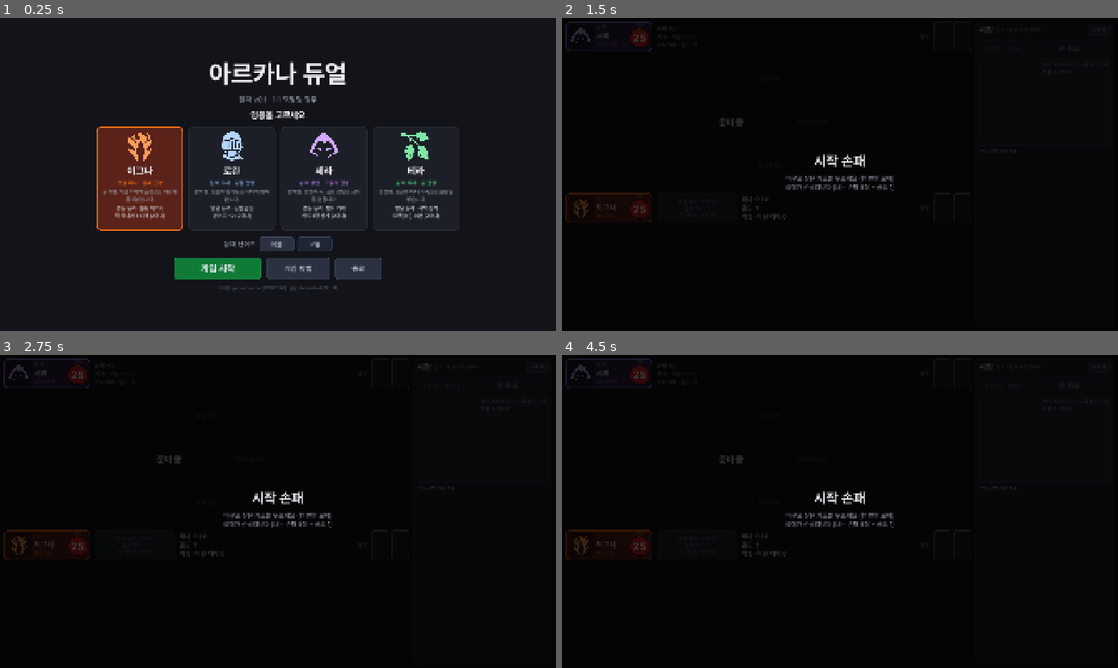
Above: before the commit, frames 1-4 (two rows, left to right).
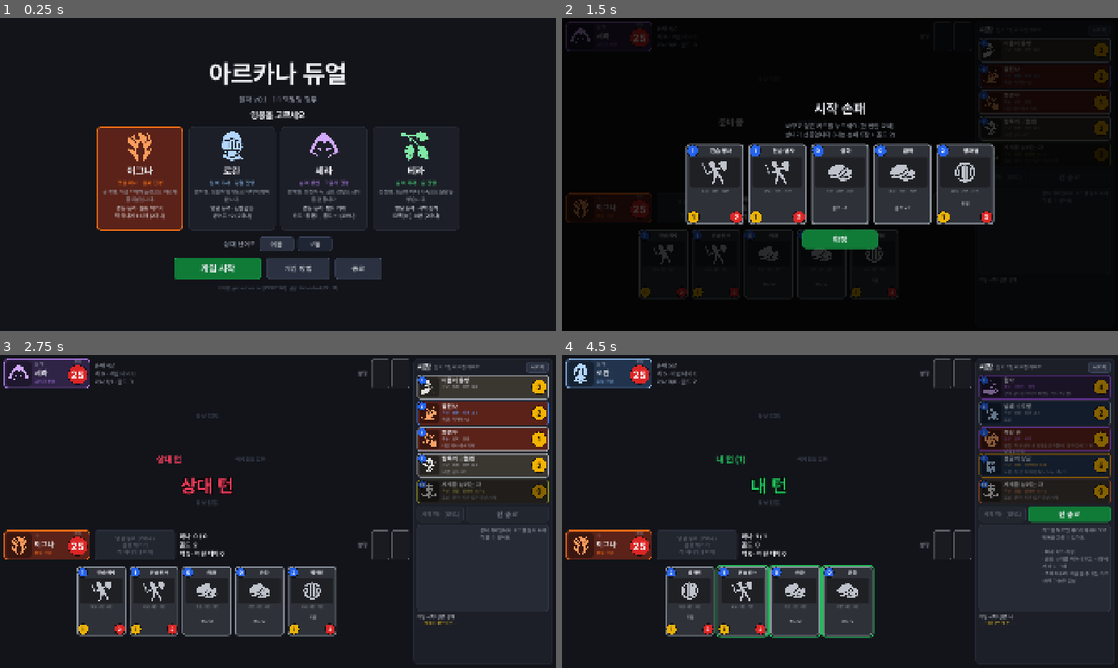
Above: after the commit, the same moments.

Repository: gmagamea2-beep/arcana-duel
Game: Godot game, scene res://ui/main.tscn
The game is run twice, just before and just after one commit, with the same random seed, the same clock (stepped at 60 frames per second) and the same inputs.
Inputs (mouse positions are in pixels of both pictures, inside the frame that each line leads up to):
- Up to frame 1 (0.25 s): no input
- Up to frame 2 (1.5 s): click "게임 시작" at 0.5 s; click "나가기" at 1.25 s
- Up to frame 3 (2.75 s): click (278, 577) at 2 s, where only the run after the commit has a clickable "확정"
- Up to frame 4 (4.5 s): click "나가기" at 2.75 s; click (778, 605) at 3.5 s, where only the run after the commit has a clickable "게임 시작"; click (840, 577) at 4.25 s, where only the run after the commit has a clickable "확정"

The runs differ from the first frame. In frame 1, 0.1% of the frame differs, in the area x 52-64%, y 62-65%; in frame 2, 17%; in frame 3, 41%, in the area x 0-100%, y 1-99%; in frame 4, 39%.
Error before the commit: Parse Error: Cannot infer the type of "taunt" variable because the value doesn't have a set type. (res://ui/card_view.gd:218)

Commit message:
수정: 화면 컴파일 오류, 밸런스 1차 조정, 화면 자동 점검 추가
- card_view.gd 타입 추론 오류 수정
- 그림자 강화 (영웅 능력 골드 +1, 독칼 암살자 1/3, 그림자 칼날 3/5 피해, 협박 2마나, 그림자 미궁 턴마다 골드 +1)
- 반사의 거울은 2마나 이상 주문만 무효화
- 화염의 군주 6/5, 불굴의 장군 5/6, 천공의 황제 7마나
- 후공 시작 골드 1 → 2
- 빌드에 스크립트 검사와 UI 자동 플레이(스크린샷) 단계 추가

Co-Authored-By: Claude Opus 5.5 <noreply@anthropic.com>
Claude-Session: https://claude.ai/code/session_01MdfGhMsNa7h4tix8ZWPTxE

Diff:
--- a/core/card_db.gd
+++ b/core/card_db.gd
@@ -33,7 +33,7 @@
 	"함정": "뒷면으로 놓았다가 상대 턴에 조건이 맞으면 자동으로 발동합니다.",
 }
 
-const _INT_KEYS := ["cost", "attack", "health", "count", "trap_slots_bonus", "amount", "atk", "hp", "armor"]
+const _INT_KEYS := ["cost", "attack", "health", "count", "trap_slots_bonus", "min_cost", "amount", "atk", "hp", "armor"]
 
 static var cards := {}
 static var starter: Array = []
--- a/core/game.gd
+++ b/core/game.gd
@@ -25,7 +25,7 @@
 const CLEAN_COST := 2
 const FIRST_HAND := 4
 const SECOND_HAND := 5
-const SECOND_GOLD := 1
+const SECOND_GOLD := 2
 
 var players: Array = []
 var current := 0
@@ -381,7 +381,7 @@
 		"spell":
 			_log("%s: %s 사용" % [p.name, c.display_name()])
 			game_event.emit("play", {"card": c, "player": pi})
-			var tctx := {"countered": false}
+			var tctx := {"countered": false, "cost": c.cost()}
 			_fire_traps(1 - pi, "enemy_spell", tctx)
 			if tctx["countered"]:
 				_log("  → %s 무효화됨!" % c.display_name())
@@ -666,6 +666,8 @@
 	var o: PlayerState = players[owner_pi]
 	for t in o.traps.duplicate():
 		if t.data.get("trigger", "") != trigger:
+			continue
+		if int(t.data.get("min_cost", 0)) > int(ctx.get("cost", 99)):
 			continue
 		if ctx.get("cancel", false) or ctx.get("countered", false):
 			break
--- a/data/cards.json
+++ b/data/cards.json
@@ -18,7 +18,7 @@
     {"id": "F4", "name": "광전사", "faction": "fire", "rarity": "rare", "type": "unit", "cost": 2, "attack": 2, "health": 3, "keywords": [], "text": "동맹: 공격력 +2", "icon": "barbarian", "effects": [{"when": "play", "ally": true, "do": "buff", "target": "self", "atk": 2, "hp": 0}]},
     {"id": "F5", "name": "불꽃 폭풍", "faction": "fire", "rarity": "rare", "type": "spell", "cost": 4, "keywords": [], "text": "모든 적 유닛에 2 피해", "icon": "fire-wave", "effects": [{"when": "play", "do": "damage", "target": "all_enemy_units", "amount": 2}]},
     {"id": "F6", "name": "폭발 룬", "faction": "fire", "rarity": "epic", "type": "trap", "cost": 2, "trigger": "enemy_atta …(185 unchanged characters)…
-    {"id": "F7", "name": "화염의 군주", "faction": "fire", "rarity": "legendary", "type": "unit", "cost": 7, "attack": 6, "health": 6, "keywords": ["charge"], "text": "등장: 적 영웅에게 3 피해", "icon": "dragon-breath", "effects": [{"when": "play", "do": "damage", "target": "enemy_hero", "amount": 3}]},
+    {"id": "F7", "name": "화염의 군주", "faction": "fire", "rarity": "legendary", "type": "unit", "cost": 7, "attack": 6, "health": 5, "keywords": ["charge"], "text": "등장: 적 영웅에게 3 피해", "icon": "dragon-breath", "effects": [{"when": "play", "do": "damage", "target": "enemy_hero", "amount": 3}]},
     {"id": "F8", "name": "끓어오르는 화산", "faction": "fire", "rarity": "mythic", "type": "field", "cost": 5, "keywords": [], "text": "필드 주인의 턴 시작 시: 적 영웅과 모든 적 유닛에 1 피해", "icon": "volcano", "effects": [{"when": "field_turn_start", "do": "damage", "target": "all_enemies", "amount": 1}]},
 
     {"id": "S1", "name": "방패 수호병", "faction": "steel", "rarity": "common", "type": "unit", "cost": 2, "attack": 2, "health": 3, "keywords": ["taunt"], "text": "", "icon": "spartan", "effects": []},
@@ -26,18 +26,18 @@
     {"id": "S3", "name": "철갑 골렘", "faction": "steel", "rarity": "common", "type": "unit", "cost": 4, "attack": 3, "health": 6, "keywords": ["taunt"], "text": "", "icon": "golem-head", "effects": []},
     {"id": "S4", "name": "성채 수비대", "faction": "steel", "rarity": "rare", "type": "unit", "cost": 3, "attack": 2, "health": 4, "keywords": ["taunt"], "text": "등장: 내 영웅 방어도 +3", "icon": "guarded-tower", "effects": [{"when": "play", "do": "armor", "amount": 3}]},
     {"id": "S5", "name": "강철 의지", "faction": "steel", "rarity": "rare", "type": "spell", "cost": 2, "target": "friendly …(189 unchanged characters)…
-    {"id": "S6", "name": "반사의 거울", "faction": "steel", "rarity": "epic", "type": "trap", "cost": 3, "trigger": "enemy_spell", "keywords": [], "text": "함정: 상대가 주문을 사용할 때, 그 주문을 무효로 함", "icon": "mirror-mirror", "effects": [{"when": "trap", "do": "counter"}]},
-    {"id": "S7", "name": "불굴의 장군", "faction": "steel", "rarity": "legendary", "type": "unit", "cost": 6, "attack": 5, "health": 7, "keywords": ["taunt"], "text": "등장: 내  …(134 unchanged characters)…
+    {"id": "S6", "name": "반사의 거울", "faction": "steel", "rarity": "epic", "type": "trap", "cost": 3, "trigger": "enemy_spell", "min_cost": 2, "keywords": [], "text": "함정: 상대가 2마나 이상 주문을 사용할 때, 그 주문을 무효로 함", "icon": "mirror-mirror", "effects": [{"when": "trap", "do": "counter"}]},
+    {"id": "S7", "name": "불굴의 장군", "faction": "steel", "rarity": "legendary", "type": "unit", "cost": 6, "attack": 5, "health": 6, "keywords": ["taunt"], "text": "등장: 내  …(134 unchanged characters)…
     {"id": "S8", "name": "성스러운 성채", "faction": "steel", "rarity": "mythic", "type": "field", "cost": 4, "keywords": [], …(241 unchanged characters)…
 
-    {"id": "D1", "name": "독칼 암살자", "faction": "shadow", "rarity": "common", "type": "unit", "cost": 2, "attack": 1, "health": 2, "keywords": ["poison"], "text": "", "icon": "hooded-assassin", "effects": []},
+    {"id": "D1", "name": "독칼 암살자", "faction": "shadow", "rarity": "common", "type": "unit", "cost": 2, "attack": 1, "health": 3, "keywords": ["poison"], "text": "", "icon": "hooded-assassin", "effects": []},
     {"id": "D2", "name": "소매치기", "faction": "shadow", "rarity": "common", "type": "unit", "cost": 1, "attack": 1, "health": 2, "keywords": [], "text": "등장: 골드 +1", "icon": "robber", "effects": [{"when": "play", "do": "gold", "amount": 1}]},
-    {"id": "D3", "name": "그림자 칼날", "faction": "shadow", "rar …(62 unchanged characters)… nit", "keywords": [], "text": "적 유닛 하나에 2 피해. 동맹: 대신 4 피해", "icon": "daggers", "effects": [{"when": "play", "ally": false, "do": "damage", "target": "chosen", "amount": 2}, {"when": "play", "ally": true, "do": "damage", "target": "chosen", "amount": 4}]},
+    {"id": "D3", "name": "그림자 칼날", "faction": "shadow", "rar …(62 unchanged characters)… nit", "keywords": [], "text": "적 유닛 하나에 3 피해. 동맹: 대신 5 피해", "icon": "daggers", "effects": [{"when": "play", "ally": false, "do": "damage", "target": "chosen", "amount": 3}, {"when": "play", "ally": true, "do": "damage", "target": "chosen", "amount": 5}]},
     {"id": "D4", "name": "독안개 함정", "faction": "shadow", "rarity": "rare", "type": "trap", "cost": 2, "trigger": "enemy_unit_played", "keywords": [], "text": "함정: 상대가 유닛을 낼 때, 그 유닛에 3 피해", "icon": "poison-gas", "effects": [{"when": "trap", "do": "damage", "target": "trigger_unit", "amount": 3}]},
     {"id": "D5", "name": "암시장 상인", "faction": "shadow", "rarity": "rare", "type": "unit", "cost": 3, "attack": 2, "health": 3, "keywords": [], "text": "등장: 이번 턴에 사는 다음 카드 가격 -2", "icon": "hooded-figure", "effects": [{"when": "play", "do": "buy_discount", "amount": 2}]},
-    {"id": "D6", "name": "협박", "faction": "shadow", "rarity": "epic", "type": "spell", "cost": 3, "keywords": [], "text": "상대 골드를 최대 2 빼앗음. 카드 1장 뽑기", "icon": "receive-money", "effects": [{"when": "play", "do": "steal_gold", "amount": 2}, {"when": "play", "do": "draw", "amount": 1}]},
+    {"id": "D6", "name": "협박", "faction": "shadow", "rarity": "epic", "type": "spell", "cost": 2, "keywords": [], "text": "상대 골드를 최대 2 빼앗음. 카드 1장 뽑기", "icon": "receive-money", "effects": [{"when": "play", "do": "steal_gold", "amount": 2}, {"when": "play", "do": "draw", "amount": 1}]},
     {"id": "D7", "name": "그림자 군주", "faction": "shadow", "rarity": "legendary", "type": "unit", "cost": 5, "attack": 4, "health": 5, "keywords": ["poison"], "text": "등장: 상대 함정을 모두 파괴", "icon": "cloaked-figure-on-horseback", "effects": [{"when": "play", "do": "destroy_enemy_traps"}]},
-    {"id": "D8", "name": "그림자 미궁", "faction": "shadow", "rar …(75 unchanged characters)… s": [], "text": "필드 주인의 함정 칸 +1. 필드 주인의 함정이 발동할 때마다: 카드 1장 뽑기, 골드 +1", "icon": "maze", "effects": [{"when": "field_trap_fired", "do": "draw …(75 unchanged characters)…
+    {"id": "D8", "name": "그림자 미궁", "faction": "shadow", "rar …(75 unchanged characters)… s": [], "text": "필드 주인의 함정 칸 +1. 필드 주인의 턴 시작 시: 골드 +1. 필드 주인의 함정이 발동할 때마다: 카드 1장 뽑기, 골드 +1", "icon": "maze", "effects": [{"when": "field_turn_start", "do": "gold", "amount": 1}, {"when": "field_trap_fired", "do": "draw …(75 unchanged characters)…
 
     {"id": "N1", "name": "묘목 정령", "faction": "forest", "rarity": "common", "type": "unit", "cost": 1, "attack": 1, "health": 1, "keywords": [], "text": "유언: 묘목(1/1) 소환", "icon": "plant-roots", "effects": [{"when": "death", "do": "summon", "token": "T_SAPLING", "count": 1}]},
     {"id": "N2", "name": "숲 늑대", "faction": "forest", "rarity": "common", "type": "unit", "cost": 2, "attack": 2, "health": 2, "keywords": [], "text": "동맹: 늑대(2/2) 하나 더 소환", "icon": "wolf-howl", "effects": [{"when": "play", "ally": true, "do": "summon", "token": "T_WOLF", "count": 1}]},
@@ -55,6 +55,6 @@
     {"id": "C5", "name": "수정 기사", "faction": "neutral", "rarity": "epic", "type": "unit", "cost": 4, "attack": 3, "health": 3, "keywords": ["shield", "lifesteal"], "text": "", "icon": "crystal-shine", "effects": []},
     {"id": "C6", "name": "고대 드래곤", "faction": "neutral", "rarity": "legendary", "type": "unit", "cost": 8, "attack": 8, "health": 8, "keywords": [], "text": "등장: 다른 모든 유닛에 2 피해", "icon": "dragon-head", "effects": [{"when": "play", "do": "damage", "target": "all_other_units", "amount": 2}]},
     {"id": "C7", "name": "세계를 삼키는 자", "faction": "neutral", "rarity": "ultimate", "type": "unit", "cost": 10, "attack": 10, "health": 10, "keywords": ["taunt"], "text": "등장: 다른 모든 유닛 처치", "icon": "tentacles-skull", "effects": [{"when": "play", "do": "destroy", "target": "all_other_units"}]},
-    {"id": "C8", "name": "천공의 황제", "faction": "neutral", "rarity": "ultimate", "type": "hero", "cost": 9, "keywords": [], "text": "내 영웅이 이 카드로 바뀜: 방어도 +10, 영웅 능력이 '적 하나에 2 피해'로 바뀜", "icon": "laurel-crown", "effects": [{"when": "play", "do": "become_hero", "power": "emperor", "armor": 10}]}
+    {"id": "C8", "name": "천공의 황제", "faction": "neutral", "rarity": "ultimate", "type": "hero", "cost": 7, "keywords": [], "text": "내 영웅이 이 카드로 바뀜: 방어도 +10, 영웅 능력이 '적 하나에 2 피해'로 바뀜", "icon": "laurel-crown", "effects": [{"when": "play", "do": "become_hero", "power": "emperor", "armor": 10}]}
   ]
 }
--- a/data/heroes.json
+++ b/data/heroes.json
@@ -8,7 +8,7 @@
   "powers": {
     "fire": {"name": "불꽃 튀기기", "cost": 2, "target": "enemy", "text": "적 하나에 1 피해", "effects": [{"do": "damage", "target": "chosen", "amount": 1}]},
     "steel": {"name": "강철 갑옷", "cost": 2, "text": "방어도 +2", "effects": [{"do": "armor", "amount": 2}]},
-    "shadow": {"name": "밤의 거래", "cost": 2, "text": "카드 1장 뽑기", "effects": [{"do": "draw", "amount": 1}]},
+    "shadow": {"name": "밤의 거래", "cost": 2, "text": "카드 1장 뽑기, 골드 +1", "effects": [{"do": "draw", "amount": 1}, {"do": "gold", "amount": 1}]},
     "forest": {"name": "새싹 심기", "cost": 2, "text": "묘목(1/1) 소환", "effects": [{"do": "summon", "token": "T_SAPLING", "count": 1}]},
     "emperor": {"name": "천공의 심판", "cost": 2, "target": "enemy", "text": "적 하나에 2 피해", "effects": [{"do": "damage", "target": "chosen", "amount": 2}]}
   }
--- /dev/null
+++ b/tests/ui_smoke.gd
@@ -0,0 +1,83 @@
+extends SceneTree
+## 화면 자동 점검: 메뉴 → 대전 시작 → 내 쪽도 AI가 대신 두며 화면 코드를 그대로 거쳐 한 판 진행.
+## 화면이 있는 환경(xvfb 등)에서는 SHOT_DIR 폴더에 스크린샷을 저장한다.
+## 실행: godot --path . --resolution 1920x1080 -s res://tests/ui_smoke.gd
+
+const AI = preload("res://ai/simple_ai.gd")
+
+var _out := ""
+var _frames_total := 0
+
+
+func _initialize() -> void:
+	_out = OS.get_environment("SHOT_DIR")
+	_run()
+
+
+func _frames(n: int) -> void:
+	for i in n:
+		_frames_total += 1
+		await process_frame
+
+
+func _shot(name: String) -> void:
+	if _out == "" or DisplayServer.get_name() == "headless":
+		return
+	await _frames(3)
+	var img := root.get_texture().get_image()
+	if img != null:
+		img.save_png(_out.path_join(name + ".png"))
+		print("스크린샷: ", name)
+
+
+func _run() -> void:
+	var main = load("res://ui/main.tscn").instantiate()
+	root.add_child(main)
+	await _frames(10)
+	await _shot("1_menu")
+
+	main._start_battle()
+	await _frames(10)
+	var battle = main.screen
+	battle.fast = true
+	await _shot("2_mulligan")
+	battle._on_mull_confirm()
+
+	var helper := AI.new()
+	var game = battle.game
+	var my_turns := 0
+	var shots := {3: "3_turn3", 6: "4_turn6", 9: "5_turn9"}
+	while game.phase == "play" and my_turns < 40 and _frames_total < 30000:
+		if game.current == 0 and not battle.busy and not battle.overlay.visible:
+			var steps := 0
+			while game.phase == "play" and game.current == 0 and steps < 120:
+				var a: Dictionary = helper.choose_action(game, 0)
+				if a.get("type", "end") == "end":
+					break
+				if a.has("hand"):
+					battle.sel = {"kind": "hand", "index": int(a["hand"])}
+					battle._refresh()
+				elif a.has("market"):
+					battle.sel = {"kind": "market", "index": int(a["market"])}
+					battle._refresh()
+				if not battle._do(a):
+					print("UI 행동 실패: ", a)
+					break
+				steps += 1
+				await _frames(1)
+			if game.phase != "play":
+				break
+			var t: int = game.players[0].turn_count
+			if shots.has(t):
+				if game.players[0].hand.size() > 0:
+					battle.sel = {"kind": "hand", "index": 0}
+				battle._refresh()
+				await _shot(shots[t])
+				battle.sel = {}
+			battle._on_end_pressed()
+			my_turns += 1
+		await _frames(2)
+	await _frames(120)
+	await _shot("6_result")
+	print("UI 점검 완료: 내 턴 %d번, 승자 %d, 오버레이 %s" % [my_turns, game.winner, str(battle.overlay.visible)])
+	quit()
--- a/ui/battle.gd
+++ b/ui/battle.gd
@@ -58,6 +58,8 @@
 var _pos_cache: Dictionary = {}
 var _hint_id := 0
 var _over_shown := false
+## 자동 점검용: 대기 시간을 거의 0으로
+var fast := false
 
 
 func _ready() -> void:
@@ -370,7 +372,7 @@
 func _wait(sec: float) -> void:
 	var t := Timer.new()
 	t.one_shot = true
-	t.wait_time = sec
+	t.wait_time = 0.02 if fast else sec
 	add_child(t)
 	t.start()
 	await t.timeout
@@ -972,7 +974,7 @@
 	var title := _label("시작 손패", 48, Art.COL_TEXT, true)
 	title.horizontal_alignment = HORIZONTAL_ALIGNMENT_CENTER
 	v.add_child(title)
-	var who := "내가 선공입니다 (손패 4장)" if game.first == ME else "상대가 선공입니다 (나는 손패 5장 + 골드 1)"
+	var who := "내가 선공입니다 (손패 4장)" if game.first == ME else "상대가 선공입니다 (나는 손패 5장 + 골드 2)"
 	var sub := _label("바꾸고 싶은 카드를 누르세요 (한 번만 교체)\n" + who, 22, Art.COL_SUB)
 	sub.horizontal_alignment = HORIZONTAL_ALIGNMENT_CENTER
 	v.add_child(sub)
@@ -997,7 +999,7 @@
 	v.add_child(okc)
 
 
-func _on_mull_card(view: Control, i: int) -> void:
+func _on_mull_card(view, i: int) -> void:
 	if mull_marks.has(i):
 		mull_marks.erase(i)
 		view.set_highlight("")
--- a/ui/card_view.gd
+++ b/ui/card_view.gd
@@ -215,7 +215,7 @@
 	var k := w / 140.0
 	var rect := Rect2(Vector2.ZERO, size)
 	_draw_glow(rect, int(14 * k))
-	var taunt := inst != null and inst.has_kw("taunt")
+	var taunt: bool = inst != null and inst.has_kw("taunt")
 	if taunt:
 		_frame(rect, int(7 * k), int(14 * k), Color("#cbd5e1"))
 	else:
Not shown, changed: docs/design_v0.1.md
